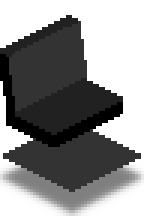
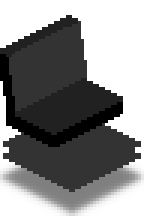
Two versions of the same layered image (144×216). Layer-by-layer changes:
added layer "Base copy" above "Base" over [3, 123, 141, 150]
